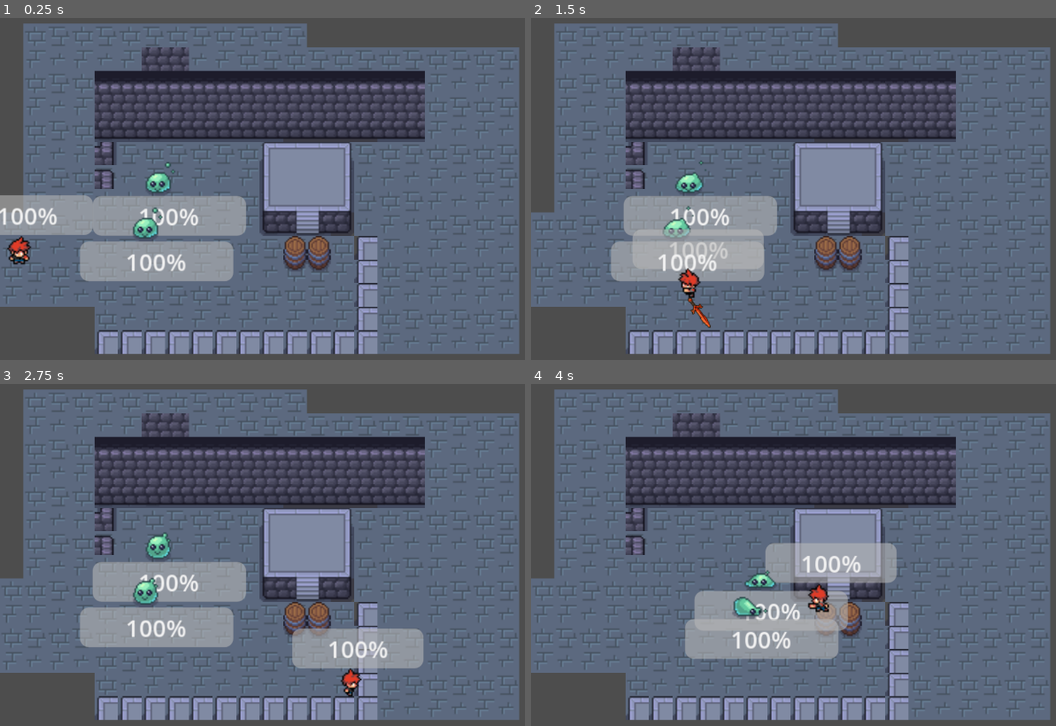
Above: before the commit, frames 1-4 (two rows, left to right).
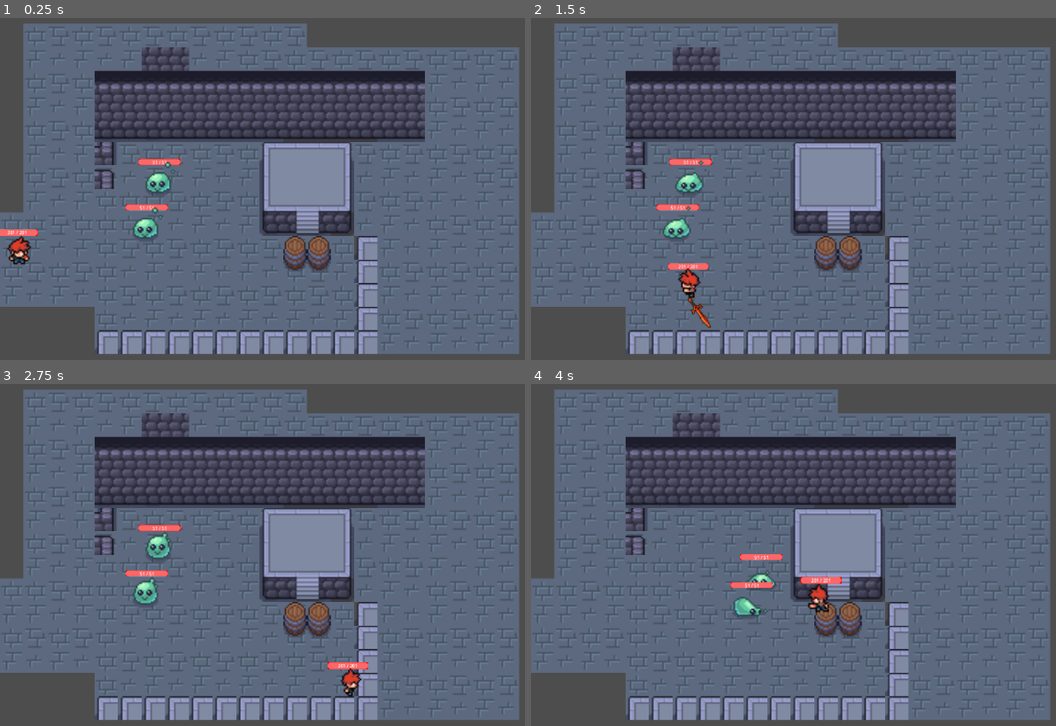
Above: after the commit, the same moments.

Repository: admiralbolt/number-go-up
Game: Godot game, scene res://test/Playground.tscn
Two runs of this game, one before a commit and one after it. Both use one fixed random seed, a clock stepped at 60 frames per second and the inputs below. This scene is started directly instead of the project's main scene.
Inputs:
- Up to frame 1 (0.25 s): no input
- Up to frame 2 (1.5 s): hold D (right) 0.53-1.28 s; tap J (attack) at 0.6, 1.35 s; hold S (down) from 1.28 s (still down)
- Up to frame 3 (2.75 s): release S (down) at 2.03 s; hold D (right) from 2.03 s (still down); tap Space (roll) at 2.1 s; tap J (attack) at 2.3 s
- Up to frame 4 (4 s): release D (right) at 2.78 s; hold W (up) 2.78-3.53 s; tap J (attack) at 2.85, 3.6 s; hold A (left) from 3.53 s (still down)

The runs differ from the first frame. In frame 1, 8.7% of the frame differs, in the area x 0-47%, y 41-77%; in frame 2, 7.1%; in frame 3, 9.5%, in the area x 15-81%, y 41-84%; in frame 4, 8.2%.

Commit message:
Slime attack actually hurts player now too!

Diff:
--- a/enemies/slime/slime.tscn
+++ b/enemies/slime/slime.tscn
@@ -21,7 +21,49 @@
 base_max_health = 50.0
 metadata/_custom_type_script = "uid://bmfbvt3fb0ywl"
 
+[sub_resource type="Animation" id="Animation_qxyj3"]
+length = 0.001
+tracks/0/type = "value"
+tracks/0/imported = false
+tracks/0/enabled = true
+tracks/0/path = NodePath("HitBox:scale")
+tracks/0/interp = 1
+tracks/0/loop_wrap = true
+tracks/0/keys = {
+"times": PackedFloat32Array(0),
+"transitions": PackedFloat32Array(1),
+"update": 0,
+"values": [Vector2(1, 1)]
+}
+tracks/1/type = "value"
+tracks/1/imported = false
+tracks/1/enabled = true
+tracks/1/path = NodePath("HitBox:monitoring")
+tracks/1/interp = 1
+tracks/1/loop_wrap = true
+tracks/1/keys = {
+"times": PackedFloat32Array(0),
+"transitions": PackedFloat32Array(1),
+"update": 1,
+"values": [true]
+}
+tracks/2/type = "value"
+tracks/2/imported = false
+tracks/2/enabled = true
+tracks/2/path = NodePath("HitBox:position")
+tracks/2/interp = 1
+tracks/2/loop_wrap = true
+tracks/2/keys = {
+"times": PackedFloat32Array(0),
+"transitions": PackedFloat32Array(1),
+"update": 0,
+"values": [Vector2(0, 0)]
+}
+
 [sub_resource type="AnimationLibrary" id="AnimationLibrary_v3fw7"]
+_data = {
+&"RESET": SubResource("Animation_qxyj3")
+}
 
 [sub_resource type="Animation" id="Animation_mwtj1"]
 length = 1.4
@@ -73,6 +115,42 @@
 "update": 1,
 "values": [4]
 }
+tracks/4/type = "value"
+tracks/4/imported = false
+tracks/4/enabled = true
+tracks/4/path = NodePath("HitBox:scale")
+tracks/4/interp = 1
+tracks/4/loop_wrap = true
+tracks/4/keys = {
+"times": PackedFloat32Array(0, 0.7, 0.84, 0.98, 1.12),
+"transitions": PackedFloat32Array(1, 1, 1, 1, 1),
+"update": 1,
+"values": [Vector2(1, 1), Vector2(2, 2), Vector2(3.6, 3.6), Vector2(4, 4), Vector2(1, 1)]
+}
+tracks/5/type = "value"
+tracks/5/imported = false
+tracks/5/enabled = true
+tracks/5/path = NodePath("HitBox:monitoring")
+tracks/5/interp = 1
+tracks/5/loop_wrap = true
+tracks/5/keys = {
+"times": PackedFloat32Array(0, 0.33333334, 0.7),
+"transitions": PackedFloat32Array(1, 1, 1),
+"update": 1,
+"values": [true, false, true]
+}
+tracks/6/type = "value"
+tracks/6/imported = false
+tracks/6/enabled = true
+tracks/6/path = NodePath("HitBox:position")
+tracks/6/interp = 1
+tracks/6/loop_wrap = true
+tracks/6/keys = {
+"times": PackedFloat32Array(-0.06666666, 0, 0.7, 0.84, 0.98, 1.12),
+"transitions": PackedFloat32Array(1, 1, 1, 1, 1, 1),
+"update": 1,
+"values": [Vector2(0, 0), Vector2(0, 0), Vector2(0, -7), Vector2(0, -8.5), Vector2(0, -8.5), Vector2(0, -4)]
+}
 
 [sub_resource type="Animation" id="Animation_im24l"]
 length = 1.4
@@ -124,6 +202,42 @@
 "update": 1,
 "values": [4]
 }
+tracks/4/type = "value"
+tracks/4/imported = false
+tracks/4/enabled = true
+tracks/4/path = NodePath("HitBox:scale")
+tracks/4/interp = 1
+tracks/4/loop_wrap = true
+tracks/4/keys = {
+"times": PackedFloat32Array(0, 0.7, 0.84, 0.98, 1.12),
+"transitions": PackedFloat32Array(1, 1, 1, 1, 1),
+"update": 1,
+"values": [Vector2(1, 1), Vector2(2, 2), Vector2(3.6, 3.6), Vector2(4, 4), Vector2(1, 1)]
+}
+tracks/5/type = "value"
+tracks/5/imported = false
+tracks/5/enabled = true
+tracks/5/path = NodePath("HitBox:monitoring")
+tracks/5/interp = 1
+tracks/5/loop_wrap = true
+tracks/5/keys = {
+"times": PackedFloat32Array(0, 0.33333334, 0.7),
+"transitions": PackedFloat32Array(1, 1, 1),
+"update": 1,
+"values": [true, false, true]
+}
+tracks/6/type = "value"
+tracks/6/imported = false
+tracks/6/enabled = true
+tracks/6/path = NodePath("HitBox:position")
+tracks/6/interp = 1
+tracks/6/loop_wrap = true
+tracks/6/keys = {
+"times": PackedFloat32Array(-0.06666666, 0, 0.7, 0.84, 0.98, 1.12),
+"transitions": PackedFloat32Array(1, 1, 1, 1, 1, 1),
+"update": 1,
+"values": [Vector2(0, 0), Vector2(0, 0), Vector2(0, -7), Vector2(0, -8.5), Vector2(0, -8.5), Vector2(0, -4)]
+}
 
 [sub_resource type="Animation" id="Animation_yu3x6"]
 length = 1.4
@@ -175,6 +289,42 @@
 "update": 1,
 "values": [4]
 }
+tracks/4/type = "value"
+tracks/4/imported = false
+tracks/4/enabled = true
+tracks/4/path = NodePath("HitBox:scale")
+tracks/4/interp = 1
+tracks/4/loop_wrap = true
+tracks/4/keys = {
+"times": PackedFloat32Array(0, 0.7, 0.84, 0.98, 1.12),
+"transitions": PackedFloat32Array(1, 1, 1, 1, 1),
+"update": 1,
+"values": [Vector2(1, 1), Vector2(2, 2), Vector2(3.6, 3.6), Vector2(4, 4), Vector2(1, 1)]
+}
+tracks/5/type = "value"
+tracks/5/imported = false
+tracks/5/enabled = true
+tracks/5/path = NodePath("HitBox:monitoring")
+tracks/5/interp = 1
+tracks/5/loop_wrap = true
+tracks/5/keys = {
+"times": PackedFloat32Array(0, 0.33333334, 0.7),
+"transitions": PackedFloat32Array(1, 1, 1),
+"update": 1,
+"values": [true, false, true]
+}
+tracks/6/type = "value"
+tracks/6/imported = false
+tracks/6/enabled = true
+tracks/6/path = NodePath("HitBox:position")
+tracks/6/interp = 1
+tracks/6/loop_wrap = true
+tracks/6/keys = {
+"times": PackedFloat32Array(-0.06666666, 0, 0.7, 0.84, 0.98, 1.12),
+"transitions": PackedFloat32Array(1, 1, 1, 1, 1, 1),
+"update": 1,
+"values": [Vector2(0, 0), Vector2(0, 0), Vector2(0, -7), Vector2(0, -8.5), Vector2(0, -8.5), Vector2(0, -4)]
+}
 
 [sub_resource type="Animation" id="Animation_okhmd"]
 length = 1.4
@@ -225,6 +375,42 @@
 "transitions": PackedFloat32Array(1),
 "update": 1,
 "values": [4]
+}
+tracks/4/type = "value"
+tracks/4/imported = false
+tracks/4/enabled = true
+tracks/4/path = NodePath("HitBox:scale")
+tracks/4/interp = 1
+tracks/4/loop_wrap = true
+tracks/4/keys = {
+"times": PackedFloat32Array(0, 0.7, 0.84, 0.98, 1.12),
+"transitions": PackedFloat32Array(1, 1, 1, 1, 1),
+"update": 1,
+"values": [Vector2(1, 1), Vector2(2, 2), Vector2(3.6, 3.6), Vector2(4, 4), Vector2(1, 1)]
+}
+tracks/5/type = "value"
+tracks/5/imported = false
+tracks/5/enabled = true
+tracks/5/path = NodePath("HitBox:monitoring")
+tracks/5/interp = 1
+tracks/5/loop_wrap = true
+tracks/5/keys = {
+"times": PackedFloat32Array(0, 0.33333334, 0.7),
+"transitions": PackedFloat32Array(1, 1, 1),
+"update": 1,
+"values": [true, false, true]
+}
+tracks/6/type = "value"
+tracks/6/imported = false
+tracks/6/enabled = true
+tracks/6/path = NodePath("HitBox:position")
+tracks/6/interp = 1
+tracks/6/loop_wrap = true
+tracks/6/keys = {
+"times": PackedFloat32Array(-0.06666666, 0, 0.7, 0.84, 0.98, 1.12),
+"transitions": PackedFloat32Array(1, 1, 1, 1, 1, 1),
+"update": 1,
+"values": [Vector2(0, 0), Vector2(0, 0), Vector2(0, -7), Vector2(0, -8.5), Vector2(0, -8.5), Vector2(0, -4)]
 }
 
 [sub_resource type="Animation" id="Animation_cba7r"]
@@ -863,6 +1049,9 @@
 &"walk_up": SubResource("Animation_xk5ca")
 }
 
+[sub_resource type="CircleShape2D" id="CircleShape2D_mwtj1"]
+radius = 6.548278
+
 [sub_resource type="CapsuleShape2D" id="CapsuleShape2D_6ftag"]
 radius = 4.999591
 height = 15.998691
@@ -885,18 +1074,25 @@
 texture = ExtResource("8_cba7r")
 hframes = 10
 vframes = 4
+frame = 9
 
 [node name="AnimationPlayer" type="AnimationPlayer" parent="SlimeAnimator" unique_id=48381187]
 libraries/ = SubResource("AnimationLibrary_v3fw7")
 libraries/EnemyAnimations = SubResource("AnimationLibrary_qxyj3")
 
 [node name="HitBox" type="Area2D" parent="SlimeAnimator" unique_id=264941924]
+collision_layer = 0
+collision_mask = 256
 script = ExtResource("5_v3fw7")
 metadata/_custom_type_script = "uid://cvknglif0g3v1"
 
 [node name="CollisionShape2D" type="CollisionShape2D" parent="SlimeAnimator/HitBox" unique_id=91592714]
+position = Vector2(0.35382652, 1.0614796)
+shape = SubResource("CircleShape2D_mwtj1")
+debug_color = Color(0.89411765, 0, 0, 0.41960785)
 
 [node name="CollisionShape2D" type="CollisionShape2D" parent="." unique_id=2091954640]
+visible = false
 position = Vector2(0.3624115, 1.9546986)
 rotation = -1.5580014
 shape = SubResource("CapsuleShape2D_6ftag")
@@ -916,17 +1112,19 @@
 [node name="SlimeAttackState" type="Node" parent="SlimeStateMachine" unique_id=62740102]
 script = ExtResource("9_yuirh")
 
-[node name="BasicHealthBar" parent="." unique_id=43895216 instance=ExtResource("5_u2l51")]
-offset_left = -43.890915
-offset_top = 9.579903
-offset_right = 60.109085
-offset_bottom = 36.579903
-
 [node name="HurtBox" parent="." unique_id=103616579 instance=ExtResource("7_bkm6f")]
-collision_layer = 3
-collision_mask = 3
+visible = false
+collision_layer = 2
+collision_mask = 0
 
 [node name="CollisionShape2D" type="CollisionShape2D" parent="HurtBox" unique_id=1503483212]
 position = Vector2(0.33971405, 0.6794281)
 shape = SubResource("CapsuleShape2D_bkm6f")
 debug_color = Color(0.8745098, 0.57254905, 0.21176471, 0.41960785)
+
+[node name="BasicHealthBar" parent="." unique_id=43895216 instance=ExtResource("5_u2l51")]
+offset_left = -13.279449
+offset_top = -15.059168
+offset_right = 43.72055
+offset_bottom = -7.059168
+scale = Vector2(0.5, 0.5)
--- a/enemies/slime/slime_attack_state.gd
+++ b/enemies/slime/slime_attack_state.gd
@@ -8,21 +8,22 @@
   self.self_loop = true
 
 func on_enter() -> void:
+  self.enemy.animation_player.seek(0)
   self.enemy.animation_player.play("EnemyAnimations/attack_%s" % self.enemy.facing_name)
-  self.enemy.animation_player.animation_finished.connect(self._on_animation_finished)
+
+func on_exit() -> void:
+  self.enemy.animation_player.stop()
 
 func process(_delta: float) -> String:
   self.enemy.velocity *= DECELERATION
-  return State.NULL_STATE
 
-func on_exit() -> void:
-  self.enemy.animation_player.stop()
-  self.enemy.animation_player.animation_finished.disconnect(self._on_animation_finished)
+  if self.enemy.animation_player.is_playing():
+    return State.NULL_STATE
 
-func _on_animation_finished(_anim_name: String) -> void:
   # After the attack animation finishes we either attack again if the player
   # is close enough, or go back to running at them.
   if self.enemy.global_position.distance_to(PlayerManager.player.global_position) < 25:
-    self.state_machine.change_state(SlimeAttackState.NAME)
-  else:
-    self.state_machine.change_state(SlimeRunState.NAME)
+    self.enemy.animation_player.play("EnemyAnimations/attack_%s" % self.enemy.facing_name)
+    return State.NULL_STATE
+
+  return SlimeRunState.NAME
--- a/enemies/slime/slime_run_state.gd
+++ b/enemies/slime/slime_run_state.gd
@@ -17,7 +17,6 @@
 
 func on_exit() -> void:
   self.enemy.animation_player.stop()
-  self.enemy.animation_player.seek(0)
 
 func process(delta: float) -> String:
   self.timer -= delta
--- a/main_character/player.tscn
+++ b/main_character/player.tscn
@@ -14,6 +14,7 @@
 [ext_resource type="Texture2D" uid="uid://668wavp86y0h" path="res://assets/items/red_sword.png" id="9_4d3ay"]
 [ext_resource type="Script" uid="uid://8lj85d5udfx4" path="res://main_character/weapon_animator.gd" id="11_q2hn0"]
 [ext_resource type="PackedScene" uid="uid://c66loi4ua6wj7" path="res://ui/basic_health_bar.tscn" id="12_5vaow"]
+[ext_resource type="Script" uid="uid://bohi8b8eyfv86" path="res://util/hurt_box.gd" id="15_rqnw4"]
 
 [sub_resource type="AnimationLibrary" id="AnimationLibrary_kfiix"]
 
@@ -574,7 +575,8 @@
 texture = ExtResource("9_4d3ay")
 
 [node name="HitBox" parent="WeaponRenderer/SpriteAndShape" unique_id=827173607 instance=ExtResource("5_kfiix")]
-collision_mask = 3
+collision_layer = 0
+collision_mask = 2
 
 [node name="WeaponCollisionShape" type="CollisionShape2D" parent="WeaponRenderer/SpriteAndShape/HitBox" unique_id=123902274]
 debug_color = Color(1, 0.078431375, 0, 0.41960785)
@@ -629,7 +631,18 @@
 script = ExtResource("8_1la20")
 
 [node name="BasicHealthBar" parent="." unique_id=43895216 instance=ExtResource("12_5vaow")]
-offset_left = -39.0
-offset_top = -40.0
-offset_right = 50.0
-offset_bottom = -13.0
+offset_left = -15.0
+offset_top = -17.0
+offset_right = 40.0
+offset_bottom = -8.0
+scale = Vector2(0.5, 0.5)
+
+[node name="Area2D" type="Area2D" parent="." unique_id=211399231]
+collision_layer = 256
+collision_mask = 0
+script = ExtResource("15_rqnw4")
+
+[node name="CollisionShape2D" type="CollisionShape2D" parent="Area2D" unique_id=1129137333]
+position = Vector2(0, 2)
+rotation = -1.5707964
+shape = SubResource("CapsuleShape2D_4flbx")
--- a/project.godot
+++ b/project.godot
@@ -67,6 +67,7 @@
 2d_physics/layer_1="player_hurtbox"
 2d_physics/layer_2="enemy_hurtbox"
 2d_physics/layer_5="walls"
+2d_physics/layer_9="enemy_hitbox"
 
 [physics]
 
--- a/ui/basic_health_bar.gd
+++ b/ui/basic_health_bar.gd
@@ -1,4 +1,6 @@
 extends ProgressBar
+
+@onready var label: Label = $HealthLabel
 
 func _ready() -> void:
   if owner is not Entity:
@@ -17,6 +19,8 @@
 
 func _on_current_health_changed(p_current_health: float) -> void:
   value = p_current_health
+  label.text = "%d / %d" % [self.value, self.max_value]
 
 func _on_max_health_changed(p_max_health: float) -> void:
   max_value = p_max_health
+  label.text = "%d / %d" % [self.value, self.max_value]
--- a/ui/basic_health_bar.tscn
+++ b/ui/basic_health_bar.tscn
@@ -2,7 +2,25 @@
 
 [ext_resource type="Script" uid="uid://bt5lpkbkxgxks" path="res://ui/basic_health_bar.gd" id="1_8vobq"]
 
+[sub_resource type="StyleBoxFlat" id="StyleBoxFlat_8vobq"]
+bg_color = Color(1, 0, 0, 1)
+
 [node name="BasicHealthBar" type="ProgressBar" unique_id=43895216]
-offset_right = 104.0
-offset_bottom = 27.0
+offset_right = 57.0
+offset_bottom = 8.0
+theme_override_styles/background = SubResource("StyleBoxFlat_8vobq")
+show_percentage = false
 script = ExtResource("1_8vobq")
+
+[node name="HealthLabel" type="Label" parent="." unique_id=1361945467]
+layout_mode = 1
+anchors_preset = 5
+anchor_left = 0.5
+anchor_right = 0.5
+offset_left = -52.0
+offset_right = 52.0
+offset_bottom = 11.0
+grow_horizontal = 2
+theme_override_font_sizes/font_size = 6
+text = "69 / 420"
+horizontal_alignment = 1
--- a/util/hit_box.gd
+++ b/util/hit_box.gd
@@ -1,14 +1,19 @@
 class_name HitBox extends Area2D
 
-@onready var collision_shape: CollisionShape2D = $WeaponCollisionShape
-
+var collision_shape: CollisionShape2D
 var hit_log: HitLog
 
 func _ready() -> void:
+  # The collision shape should always be a child of the hit box.
+  for child in get_children():
+    if child is CollisionShape2D:
+      self.collision_shape = child
+      break
+
+  if self.collision_shape == null:
+    push_error("HitBox: %s does not have a CollisionShape2D child." % self.name)
+
   area_entered.connect(_on_area_entered)
-
-  set_collision_layer_value(1, false)
-  set_collision_mask_value(1, false)
 
 func _on_area_entered(area: Area2D) -> void:
   if area is not HurtBox:
--- a/util/hurt_box.gd
+++ b/util/hurt_box.gd
@@ -5,9 +5,5 @@
 func _ready() -> void:
   monitoring = false
 
-  set_collision_layer_value(1, false)
-  set_collision_mask_value(1, false)
-  set_collision_layer_value(GodotUtil.ENEMY_LAYER, true)
-
 func receive_hit(hit_box: HitBox) -> void:
   entity.take_damage(hit_box)
